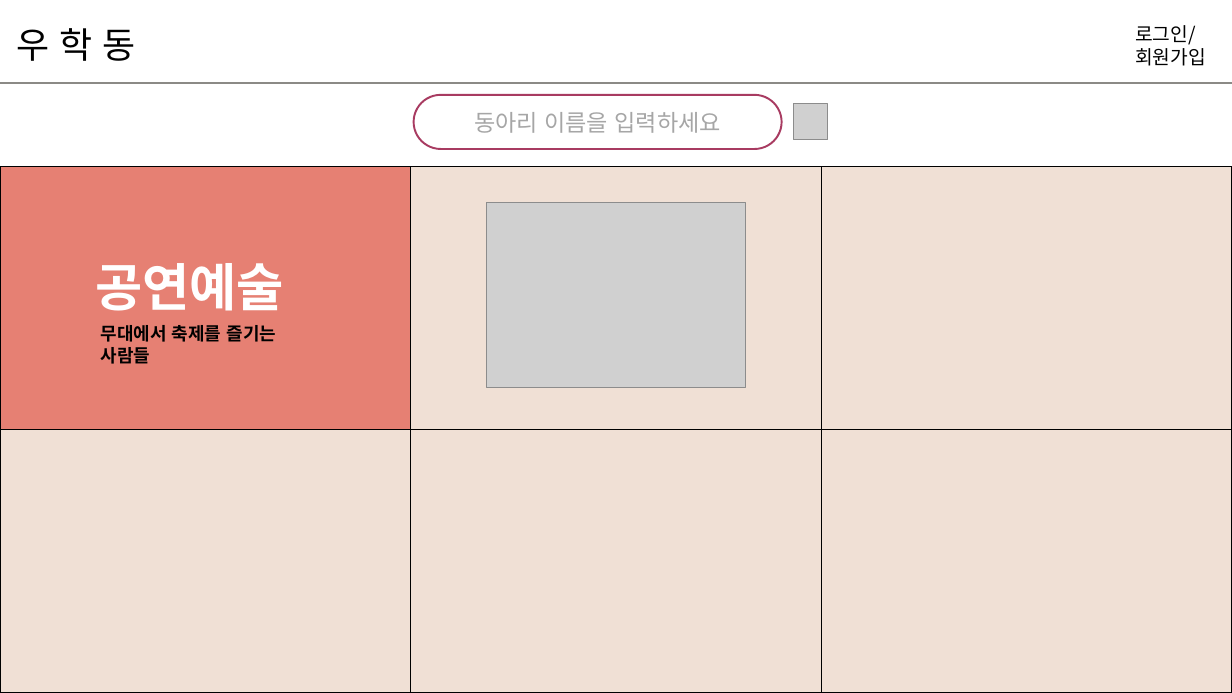
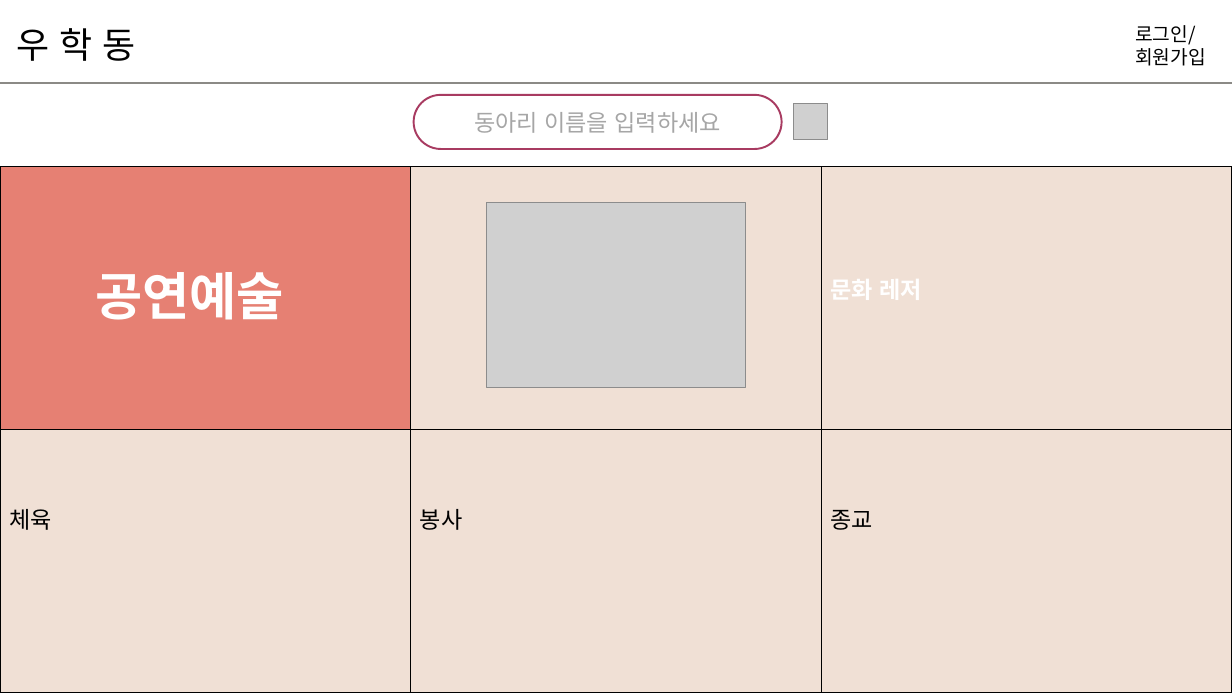
Before and after one commit to hyunniesss/ToyProject, a slide deck: slide 6 of document/와이어프레임/우학동_와이어프레임.pptx. Drawn at 1232x693 pixels with LibreOffice and Linux fonts; fonts in the diff are those of the drawing; grey boxes stand for pictures. Boxes give left, top, right and bottom in pixels: in the first picture for what was removed or moved away, otherwise in the second. Text is boxed around its words. In the diff, an @@ line names an element or a change of style, - is before the commit and + after.

Commit message:
[+]update 와이어프레임

```diff
--- a/document/와이어프레임/우학동_와이어프레임.pptx
+++ b/document/와이어프레임/우학동_와이어프레임.pptx
@@ table at bbox=[0, 167, 1231, 693] @@
-row 1, column 3: 
+row 1, column 3: 문화 레저
-row 2:  |  | 
+row 2: 체육 | 봉사 | 종교
@@ text "공연예술": place and size @@
-text "공연예술" at bbox=[95, 263, 284, 311]
+text "공연예술" at bbox=[95, 272, 284, 320]
@@ text removed at bbox=[101, 325, 276, 364] @@
-무대에서 축제를 즐기는 사람들
```
